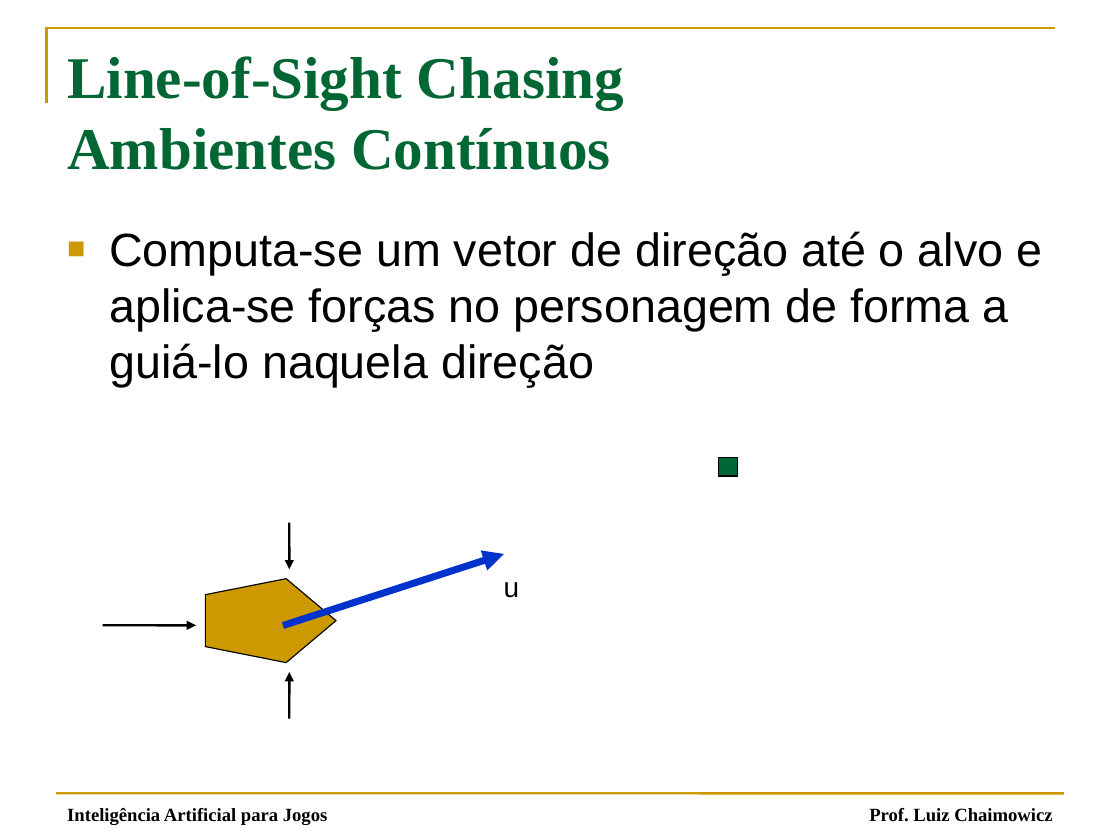
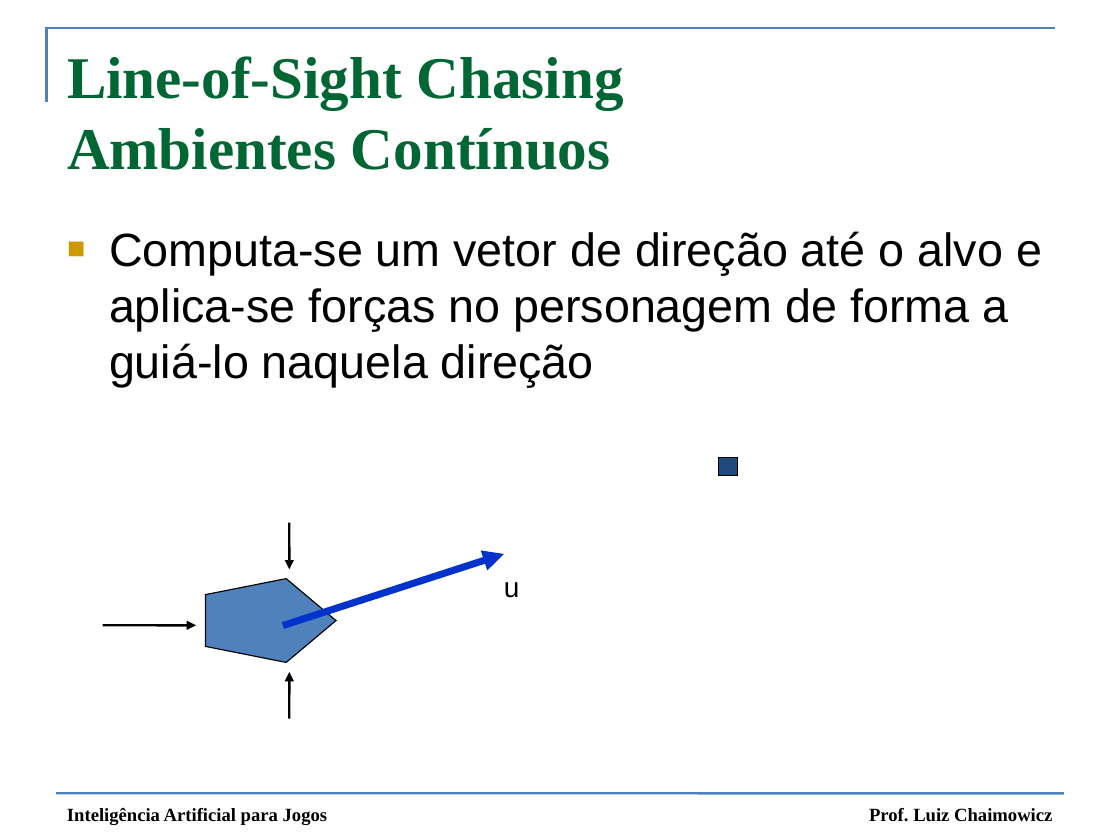
Before and after one commit to fegemo/cefet-games, a slide deck: slide 22 of attachments/IA 03 - Movimentação Simples.pptx (slide 23 before the commit). Drawn at 1120x840 pixels with LibreOffice and Linux fonts; fonts in the diff are those of the drawing. Boxes give left, top, right and bottom in pixels: in the first picture for what was removed or moved away, otherwise in the second. Text is boxed around its words. In the diff, an @@ line names an element or a change of style, - is before the commit and + after.

```diff
--- a/attachments/IA 03 - Movimentação Simples.pptx
+++ b/attachments/IA 03 - Movimentação Simples.pptx
@@ freeform shape at [47, 28, 1055, 103]: outline #CC9900 1.5 pt to #4F81BD 1.5 pt @@
@@ text "Computa-se um vetor de direção ..." at [109, 231, 1042, 388]: indent changed; less space between paragraphs @@
@@ rectangle at [719, 457, 738, 476]: fill #006633 to #1F497D; outline #000000 0.75 pt to #000000 0.74 pt @@
@@ arrow (283, 626) - (504, 554): stroke #0033CC 4.5 pt to #0033CC 4.51 pt @@
@@ pentagon at [205, 579, 336, 663]: fill #CC9900 to #4F81BD; outline #000000 0.75 pt to #000000 0.74 pt; proportions changed @@
@@ text "Inteligência Artificial para Jogos" at [67, 808, 328, 825]: bold on @@
@@ line (56, 793) - (1064, 793): stroke #CC9900 1.5 pt to #4F81BD 1.5 pt @@
```
Also in this commit, not shown: 43 other slides changed, 42 slides removed, 2 other files.
